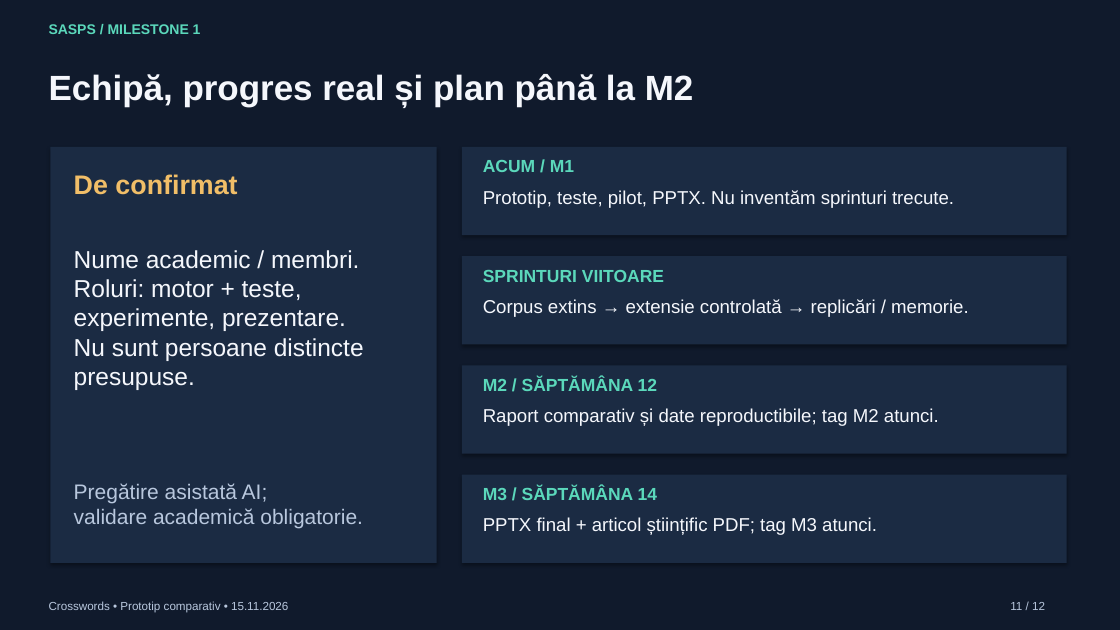
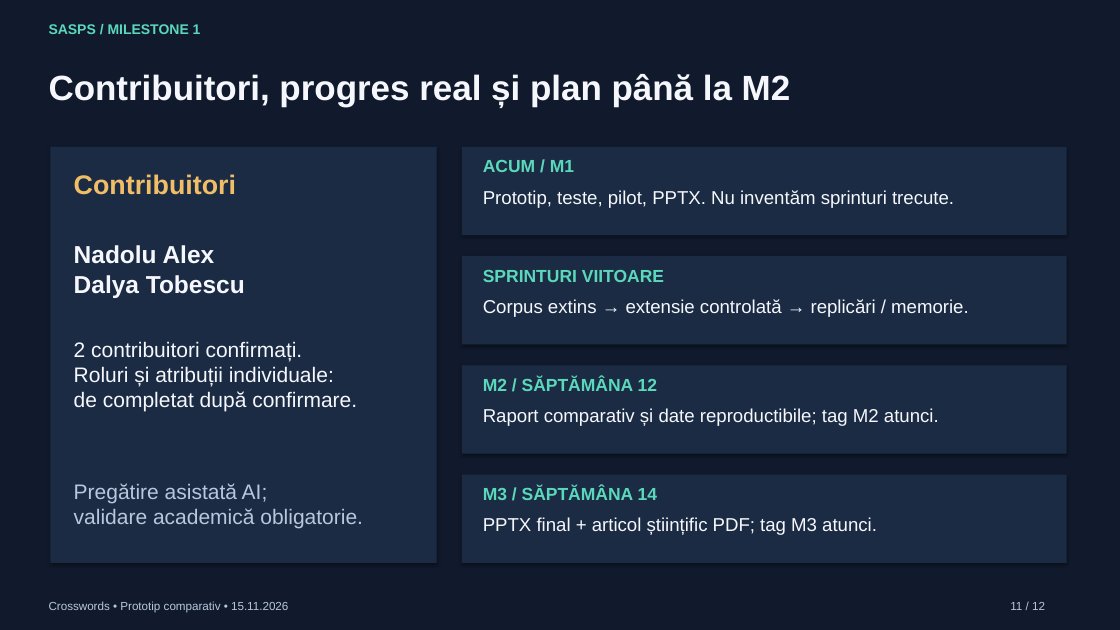
Before and after one commit to nadolualex/sasps-crosswords, a slide deck: slide 11 of presentation/SASPS_M1_Crosswords.pptx. Drawn at 1120x630 pixels with LibreOffice and Linux fonts; fonts in the diff are those of the drawing. Boxes give left, top, right and bottom in pixels: in the first picture for what was removed or moved away, otherwise in the second. Text is boxed around its words. In the diff, an @@ line names an element or a change of style, - is before the commit and + after.

Commit message:
Update M1 presentation and documentation authors
Credit Nadolu Alex and Dalya Tobescu without a team name or account names in academic author blocks. Regenerate slides and validate author metadata while retaining unassigned individual roles and unchanged benchmark data.

```diff
--- a/presentation/SASPS_M1_Crosswords.pptx
+++ b/presentation/SASPS_M1_Crosswords.pptx
@@ text at (49,74,791,107): text changed @@
-Echipă, progres real și plan până la M2
+Contribuitori, progres real și plan până la M2
@@ text at (74,174,236,195): text changed @@
-De confirmat
+Contribuitori
@@ text removed at (74,250,364,390) @@
-Nume academic / membri.
-Roluri: motor + teste,
-experimente, prezentare.
-Nu sunt persoane distincte
-presupuse.
@@ text added at (74,245,245,298), 21 pt, text #F5F7FC, bold @@
+Nadolu Alex
+Dalya Tobescu
@@ text added at (74,341,357,411), 18 pt, text #F5F7FC @@
+2 contribuitori confirmați.
+Roluri și atribuții individuale:
+de completat după confirmare.
```
Also in this commit, not shown: 3 other slides changed, 10 other files.
